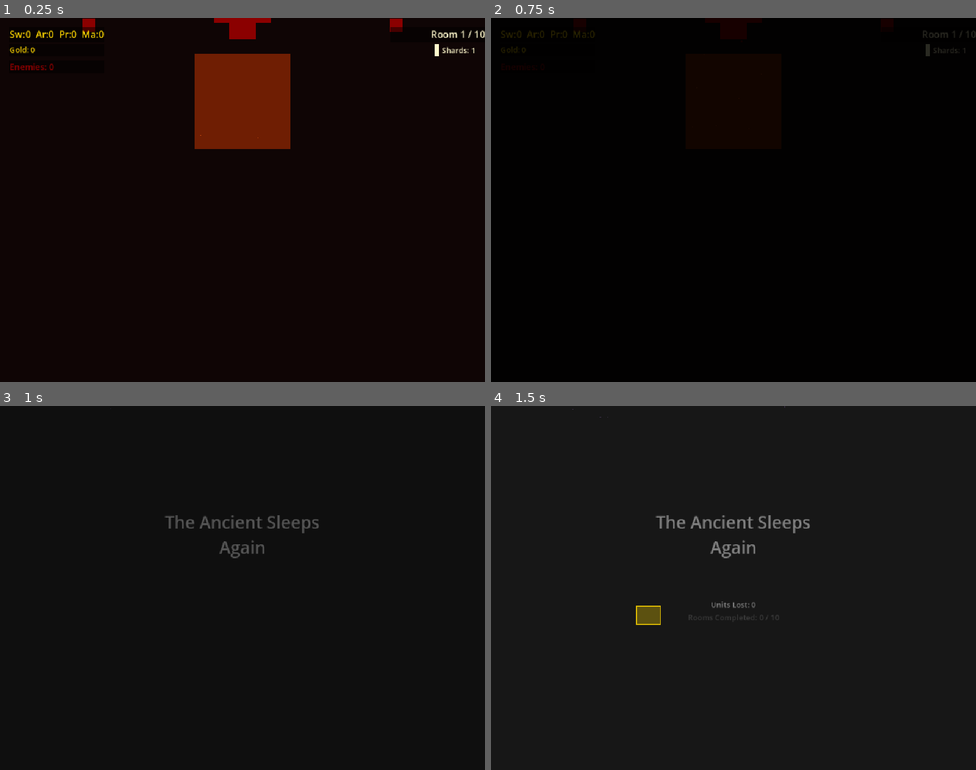
Above: before the commit, frames 1-4 (two rows, left to right).
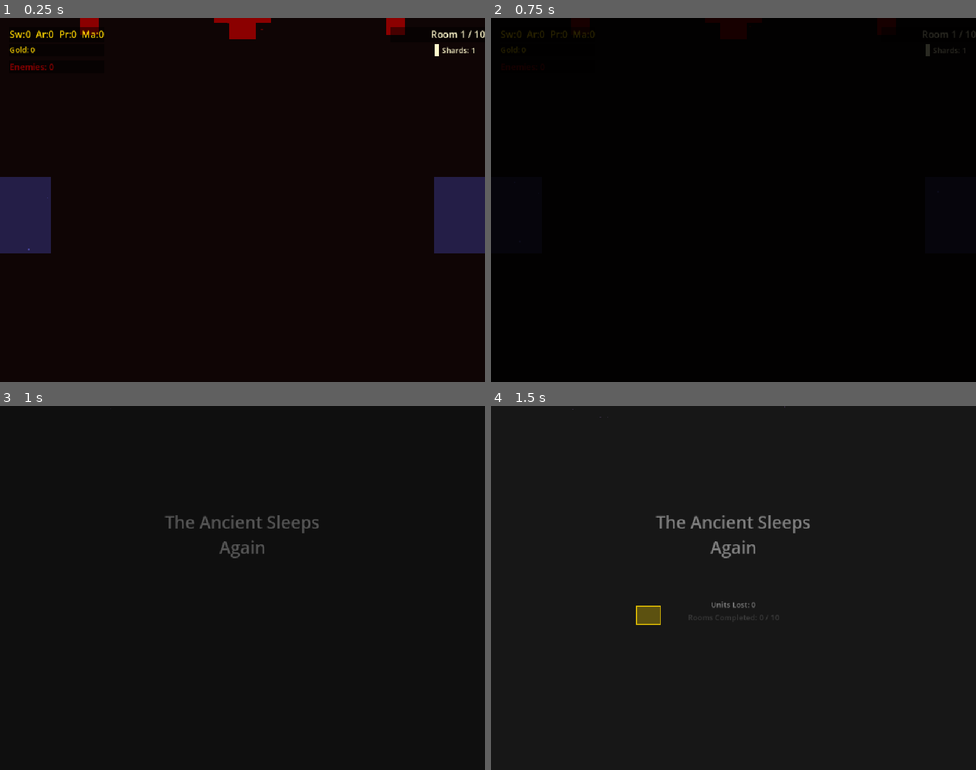
Above: after the commit, the same moments.

Repository: shalluv/The-Shattered-Ancient
Game: Godot game, scene res://scenes/dungeon/RoomMiniBoss.tscn
The game is run twice, just before and just after one commit, with the same random seed, the same clock (stepped at 60 frames per second) and the same inputs. This scene is started directly instead of the project's main scene.
Inputs (mouse positions are in pixels of both pictures, inside the frame that each line leads up to):
- Up to frame 1 (0.25 s): no input
- Up to frame 2 (0.75 s): tap Enter at 0.5 s; move the mouse to (840, 181) at 0.52 s; hold E (select_all) from 0.53 s (still down); click (840, 181) at 0.67 s
- Up to frame 3 (1 s): keep holding E (select_all)
- Up to frame 4 (1.5 s): release E (select_all) at 1.25 s; drag from (636, 606) to (709, 660) at 1.27 s

The runs differ from the first frame. In frame 1, 9.7% of the frame differs, in the area x 0-100%, y 0-65%; in frame 2, less than 0.1%; in frame 3, nothing differs; in frame 4, nothing differs.

Commit message:
add_variance

Diff:
--- a/scenes/dungeon/RoomMiniBoss.gd
+++ b/scenes/dungeon/RoomMiniBoss.gd
@@ -3,20 +3,32 @@
 const MINIBOSS_FLOOR_COLOR: Color = Color(0.06, 0.02, 0.02)
 
 var DamageZoneScene := preload("res://scenes/terrain/DamageZone.tscn")
+var SlowZoneScene := preload("res://scenes/terrain/SlowZone.tscn")
 var DireCaptainScene := preload("res://scenes/entities/enemies/DireCaptain.tscn")
 var MiniBossRewardScene := preload("res://scenes/ui/MiniBossReward.tscn")
 var DireHoundScene := preload("res://scenes/entities/enemies/DireHound.tscn")
+var DirePriestScene := preload("res://scenes/entities/enemies/DirePriest.tscn")
+var SpearwallGroupScene := preload("res://scenes/entities/enemies/SpearwallGroup.tscn")
+var NeutralVillagerScene := preload("res://scenes/entities/NeutralVillager.tscn")
+
+enum Archetype { WARLORD, AMBUSH, FORMATION, DARK_RITUAL }
 
 var captain_instance: CharacterBody2D = null
+var current_archetype: Archetype = Archetype.WARLORD
 
 @onready var player_spawn: Marker2D = $PlayerSpawnPoint
 @onready var boss_spawn: Marker2D = $BossSpawnPoint
 @onready var enemy_spawn_left: Marker2D = $EnemySpawnLeft
 @onready var enemy_spawn_right: Marker2D = $EnemySpawnRight
+@onready var enemy_spawn_center: Marker2D = $EnemySpawnCenter
+@onready var villager_spawn_1: Marker2D = $VillagerSpawn1
+@onready var villager_spawn_2: Marker2D = $VillagerSpawn2
+@onready var villager_spawn_3: Marker2D = $VillagerSpawn3
 
 
 func _ready() -> void:
 	floor_rect.color = MINIBOSS_FLOOR_COLOR
+	current_archetype = _pick_archetype()
 	super()
 	_spawn_terrain_zones()
 
@@ -25,7 +37,34 @@
 	return player_spawn.global_position
 
 
+func _pick_archetype() -> Archetype:
+	var row: int = RunManager.current_room_index
+	if row <= 3:
+		# Row 3: easier archetypes
+		return [Archetype.WARLORD, Archetype.AMBUSH].pick_random()
+	else:
+		# Row 7: harder archetypes
+		return [Archetype.FORMATION, Archetype.DARK_RITUAL].pick_random()
+
+
 func _spawn_enemies() -> void:
+	match current_archetype:
+		Archetype.WARLORD:
+			_spawn_warlord()
+		Archetype.AMBUSH:
+			_spawn_ambush()
+		Archetype.FORMATION:
+			_spawn_formation()
+		Archetype.DARK_RITUAL:
+			_spawn_dark_ritual()
+
+	captain_instance.captain_defeated.connect(_on_captain_defeated)
+	_create_ambient_particles()
+
+
+# --- Archetype: Warlord (original) ---
+# DireCaptain + grunt/hound mix = 3 enemies
+func _spawn_warlord() -> void:
 	captain_instance = DireCaptainScene.instantiate()
 	captain_instance.global_position = boss_spawn.global_position
 	entities.add_child(captain_instance)
@@ -52,9 +91,67 @@
 		entities.add_child(grunt_right)
 
 	RunManager.set_room_enemy_count(3)
-	captain_instance.captain_defeated.connect(_on_captain_defeated)
-
-	_create_ambient_particles()
+
+
+# --- Archetype: Ambush ---
+# DireCaptain + 2 DireHounds flanking = 3 enemies
+func _spawn_ambush() -> void:
+	captain_instance = DireCaptainScene.instantiate()
+	captain_instance.global_position = boss_spawn.global_position
+	entities.add_child(captain_instance)
+
+	var hound_left := DireHoundScene.instantiate()
+	hound_left.global_position = enemy_spawn_left.global_position
+	entities.add_child(hound_left)
+
+	var hound_right := DireHoundScene.instantiate()
+	hound_right.global_position = enemy_spawn_right.global_position
+	entities.add_child(hound_right)
+
+	RunManager.set_room_enemy_count(3)
+
+
+# --- Archetype: Formation ---
+# DireCaptain + SpearwallGroup = 4 enemies (captain + 3 spearwall units)
+func _spawn_formation() -> void:
+	captain_instance = DireCaptainScene.instantiate()
+	captain_instance.global_position = boss_spawn.global_position
+	entities.add_child(captain_instance)
+
+	var spearwall := SpearwallGroupScene.instantiate()
+	spearwall.global_position = enemy_spawn_center.global_position
+	entities.add_child(spearwall)
+
+	RunManager.set_room_enemy_count(4)
+
+
+# --- Archetype: Dark Ritual ---
+# DireCaptain + DirePriest + 2 grunts = 4 enemies + 3 neutral villagers
+func _spawn_dark_ritual() -> void:
+	captain_instance = DireCaptainScene.instantiate()
+	captain_instance.global_position = boss_spawn.global_position
+	entities.add_child(captain_instance)
+
+	var priest := DirePriestScene.instantiate()
+	priest.global_position = enemy_spawn_left.global_position
+	entities.add_child(priest)
+
+	var grunt1 := DireGruntScene.instantiate()
+	grunt1.global_position = enemy_spawn_right.global_position
+	entities.add_child(grunt1)
+
+	var grunt2 := DireGruntScene.instantiate()
+	grunt2.global_position = enemy_spawn_center.global_position
+	entities.add_child(grunt2)
+
+	RunManager.set_room_enemy_count(4)
+
+	# Spawn neutral villagers for the priest to contest
+	var villager_spawns: Array[Marker2D] = [villager_spawn_1, villager_spawn_2, villager_spawn_3]
+	for spawn in villager_spawns:
+		var villager := NeutralVillagerScene.instantiate()
+		villager.global_position = spawn.global_position
+		entities.add_child(villager)
 
 
 func _on_room_cleared() -> void:
@@ -77,9 +174,36 @@
 
 
 func _spawn_terrain_zones() -> void:
-	var damage_zone := DamageZoneScene.instantiate()
-	damage_zone.global_position = boss_spawn.global_position + Vector2(0, 80)
-	add_child(damage_zone)
+	match current_archetype:
+		Archetype.WARLORD:
+			# Single damage zone below boss
+			var damage_zone := DamageZoneScene.instantiate()
+			damage_zone.global_position = boss_spawn.global_position + Vector2(0, 80)
+			add_child(damage_zone)
+
+		Archetype.AMBUSH:
+			# Two slow zones on flanks to trap the player
+			var slow_left := SlowZoneScene.instantiate()
+			slow_left.global_position = Vector2(250, 400)
+			add_child(slow_left)
+
+			var slow_right := SlowZoneScene.instantiate()
+			slow_right.global_position = Vector2(774, 400)
+			add_child(slow_right)
+
+		Archetype.FORMATION:
+			# No terrain — pure tactical fight
+			pass
+
+		Archetype.DARK_RITUAL:
+			# Damage zone near boss + slow zone in the center
+			var damage_zone := DamageZoneScene.instantiate()
+			damage_zone.global_position = boss_spawn.global_position + Vector2(0, 80)
+			add_child(damage_zone)
+
+			var slow_zone := SlowZoneScene.instantiate()
+			slow_zone.global_position = Vector2(512, 450)
+			add_child(slow_zone)
 
 
 func _create_ambient_particles() -> void:
@@ -94,7 +218,17 @@
 	mat.gravity = Vector3(0, 3, 0)
 	mat.scale_min = 0.8
 	mat.scale_max = 1.5
-	mat.color = Color(0.545, 0.0, 0.0, 0.2)
+
+	match current_archetype:
+		Archetype.WARLORD:
+			mat.color = Color(0.545, 0.0, 0.0, 0.2)  # Dark red
+		Archetype.AMBUSH:
+			mat.color = Color(0.0, 0.4, 0.545, 0.2)   # Teal/cyan
+		Archetype.FORMATION:
+			mat.color = Color(0.545, 0.4, 0.0, 0.2)   # Dark amber
+		Archetype.DARK_RITUAL:
+			mat.color = Color(0.4, 0.0, 0.545, 0.2)   # Purple
+
 	ambient.process_material = mat
 	ambient.amount = 20
 	ambient.lifetime = 3.0
--- a/scenes/dungeon/RoomMiniBoss.tscn
+++ b/scenes/dungeon/RoomMiniBoss.tscn
@@ -18,3 +18,15 @@
 
 [node name="EnemySpawnRight" type="Marker2D" parent="."]
 position = Vector2(674, 200)
+
+[node name="EnemySpawnCenter" type="Marker2D" parent="."]
+position = Vector2(512, 350)
+
+[node name="VillagerSpawn1" type="Marker2D" parent="."]
+position = Vector2(200, 500)
+
+[node name="VillagerSpawn2" type="Marker2D" parent="."]
+position = Vector2(512, 520)
+
+[node name="VillagerSpawn3" type="Marker2D" parent="."]
+position = Vector2(824, 500)
